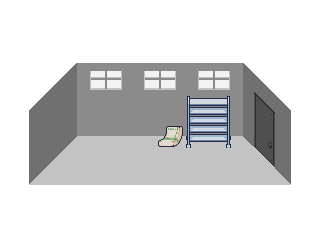
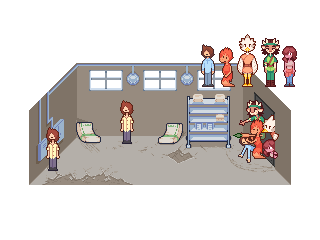
Layers edited between the first and the second w=320, h=240 image:
added layer "Layer6" above "Layer5" over [201, 34, 297, 159]
added layer "Layer4" above "Layer7" over [233, 119, 266, 159]
added layer "Layer7" above "Layer2" over [238, 100, 265, 163]
added layer "Layer2" above "Layer3" over [46, 100, 134, 171]
painted on "Layer3" over [49, 63, 243, 147]
painted on "Layer1" over [29, 63, 291, 185]
